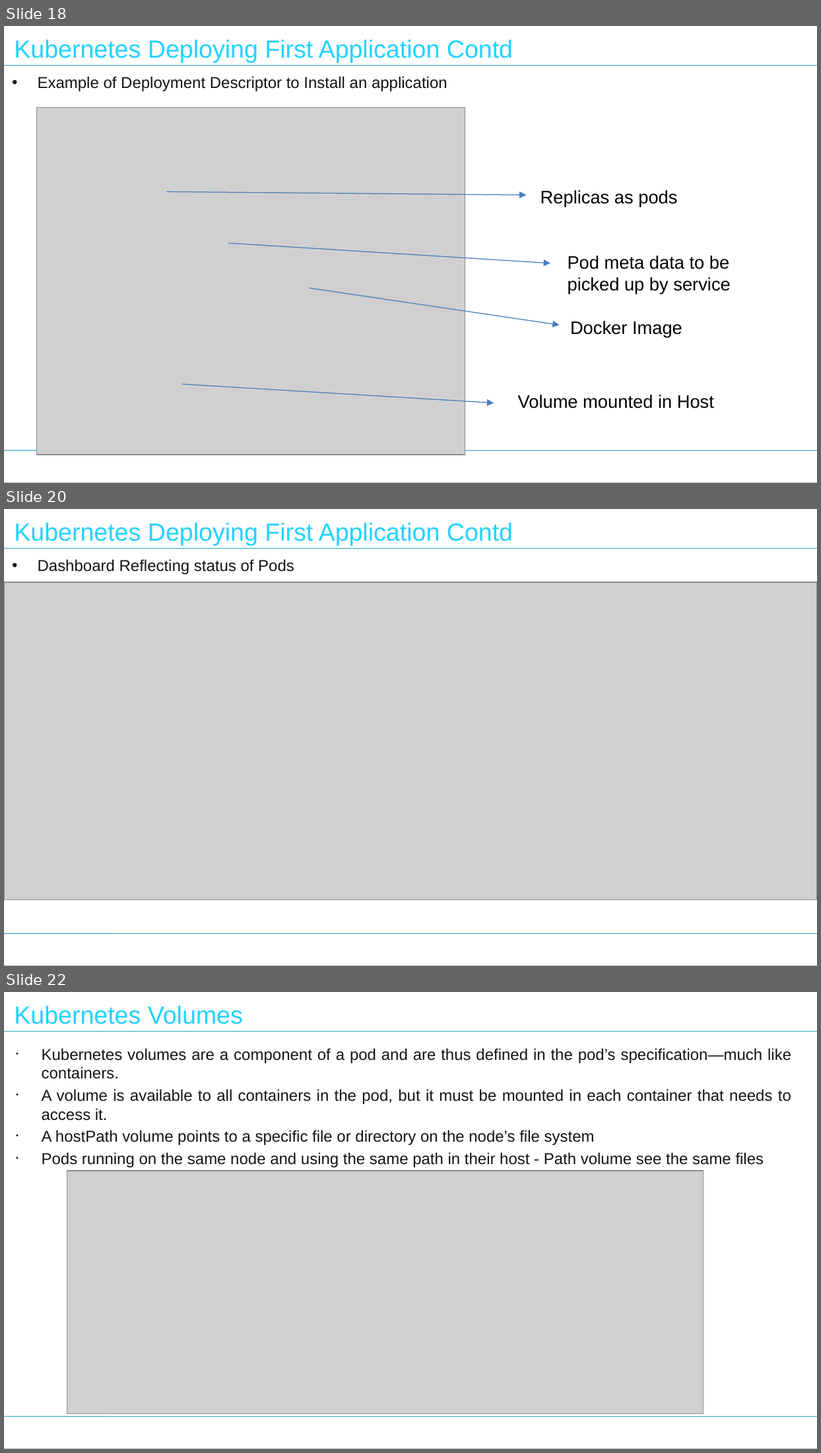
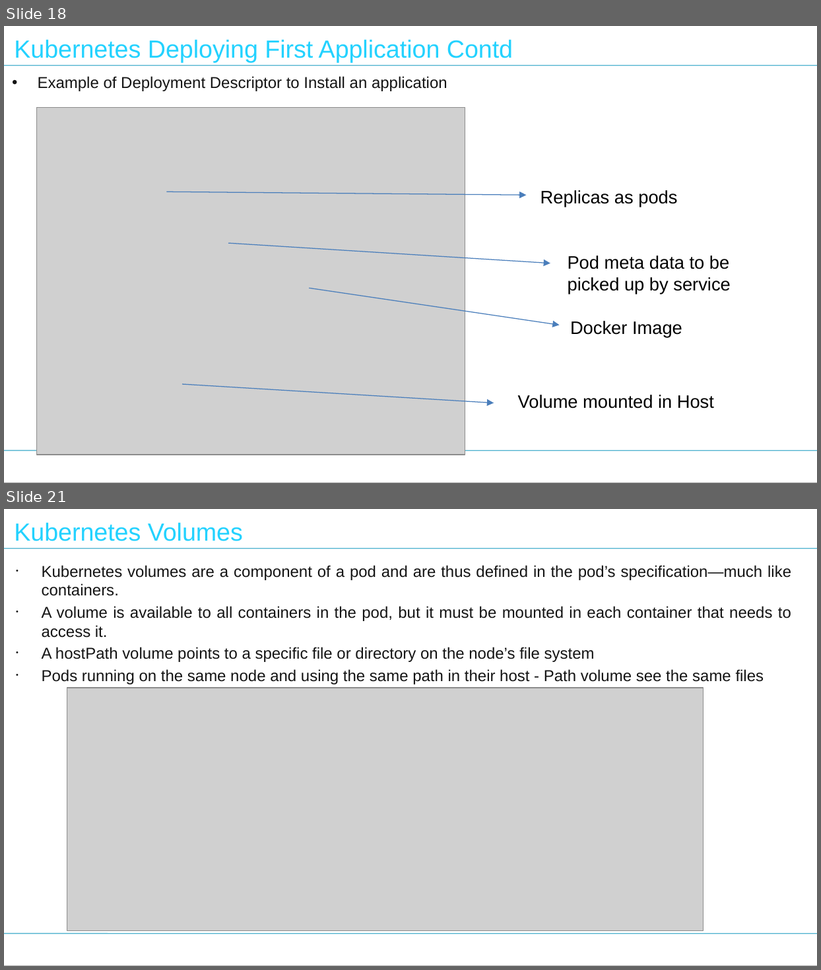
Before and after one commit to nilaybose/minikubedemo, a slide deck: docs/Tech Talk - Kubernetes.pptx. Shown one above the other, each under a label of ours: slides 18, 20 and 22 before the commit, slides 18 and 21 after it; the slides between them are not shown. The pictures are 821x1453 and 821x970 pixels, drawn with LibreOffice and Linux fonts; fonts in the diff are those of the drawing; grey boxes stand for pictures. Boxes give left, top, right and bottom in pixels: in the first picture for what was removed or moved away, otherwise in the second. Text is boxed around its words. In the diff, an @@ line names an element or a change of style, - is before the commit and + after.

```diff
--- a/docs/Tech Talk - Kubernetes.pptx
+++ b/docs/Tech Talk - Kubernetes.pptx
@@ slide 20 removed at (4,509,817,966), background #FFFFFF; not listed: 3 template elements that a slide beside it also shows @@
@@ text removed at (14,522,513,545) @@
-Kubernetes Deploying First Application Contd
@@ text removed at (38,559,294,574) @@
-• Dashboard Reflecting status of Pods
@@ picture removed at (4,582,817,900) @@
@@ what was slide 22 is now slide 21 @@
```
Also in this commit, not shown: 2 slides changed.
